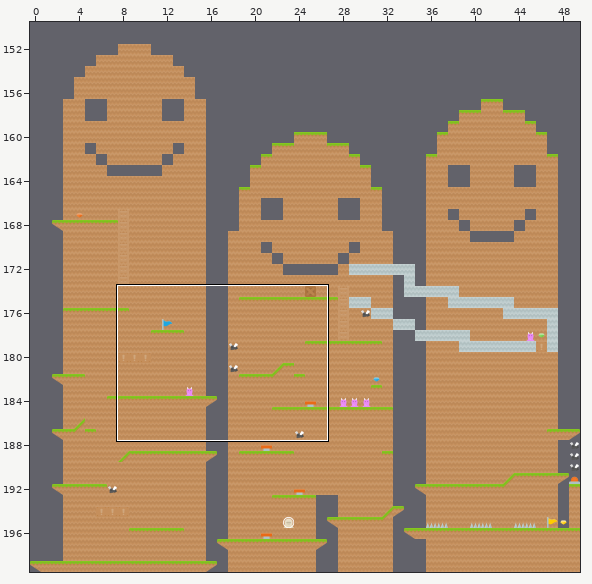
Tiled map -- assets/maps/map05.tmx. Above: a wide view before the commit, with the close-up outlined.
Close-up. Before the edit:
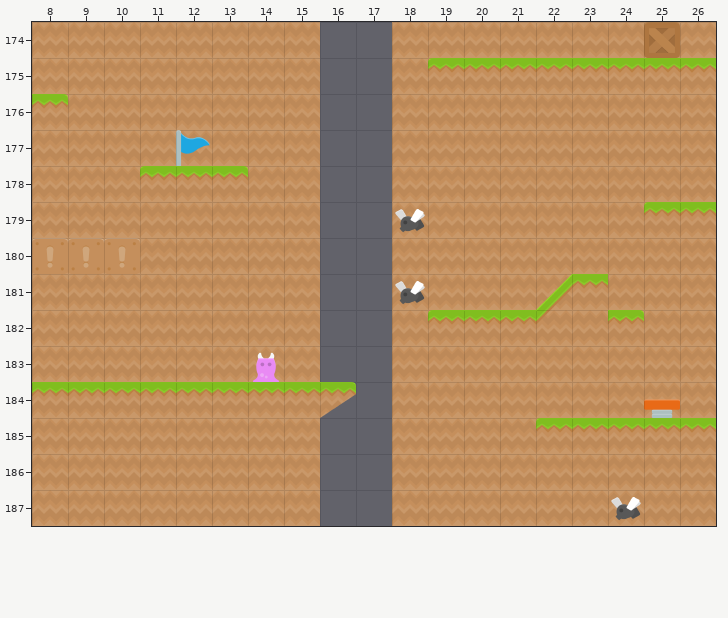
Cells are 128x128 px. Shown: x 8..26, y 174..187. The commit also changed other parts of the map, which this record leaves out.
Once edited:
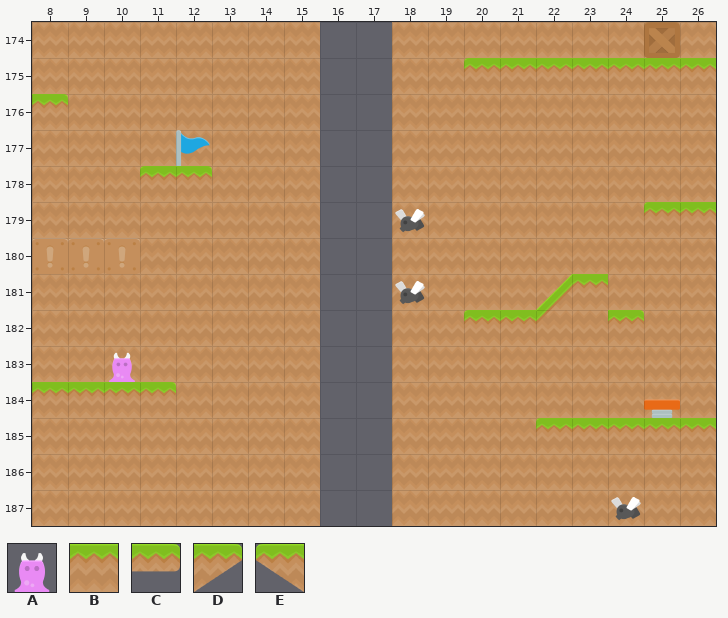
Key: from "enemies": A 1 "barnacle"; from "spritesheet_ground": B 8, C 40, D 104, E 112.
_ is an empty cell.
Objects are placed by their top-left corner, in cells (3,4 is the top-left corner of cell 3,4); size is 1x1 cell unless given.
Tiles replaced or removed in this view: B, C, D, E.
Diff:
Changed rows in their new state; . is an unchanged cell.
Layer "Tile Layer 2":
first column x 13:
175 ......_
178 _......
first column x 12:
182 ......._
184 _____...
Layer "Object Layer 1":
changed: A "barnacle" at 14,183 -> A "barnacle" at 10,183
Changed places in both close-ups, as pixel boxes (x1, y1, x2, y2):
removed: (428, 58, 464, 72)
removed: (212, 166, 248, 180)
removed: (428, 310, 464, 324)
new place: (109, 352, 135, 382)
changed: (176, 352, 356, 418)
